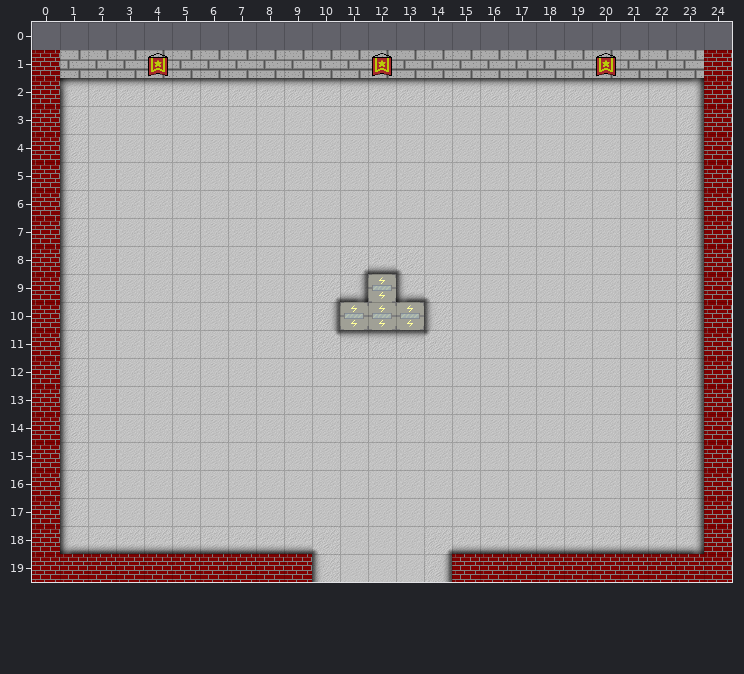
Tiled map -- tiles_map/BossRoom1.tmx. The picture above is the old version.
Cells are 32x32 px. Shown: x 0..24, y 0..19. The old version is drawn lined up with the new one.
And afterwards:
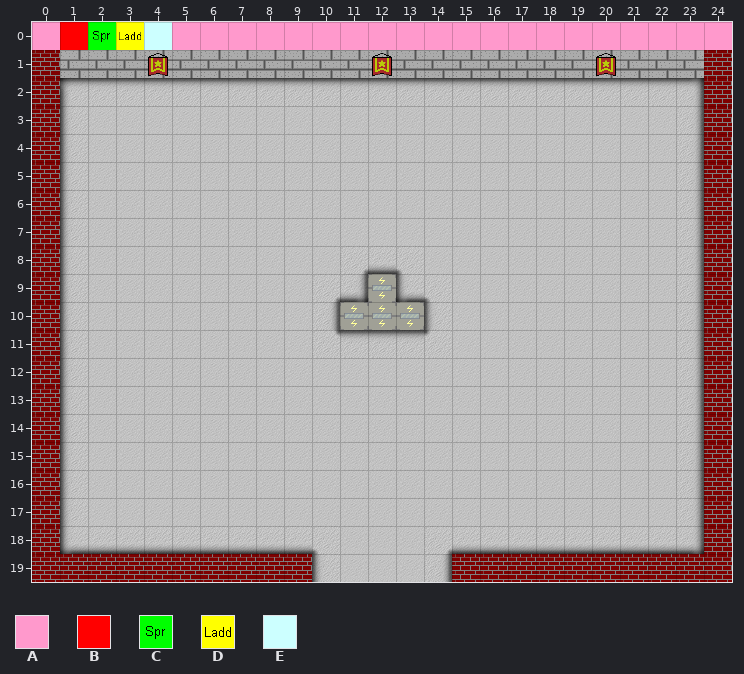
Key: from "collision_set": A 0, B 1, C 2, D 3, E 4.
_ is an empty cell, . an unchanged one.
From the commit log: Updated logic handler for damage, and tmx for boss changes
From old to new:
map size 25x19 -> 25x20 cells (old content now starts at 0,1; both pictures use the new coordinates)
--- layer "Collision_TL"
@@ x 0..24 @@
- 0 _________________________
+ 0 ABCDEAAAAAAAAAAAAAAAAAAAA
